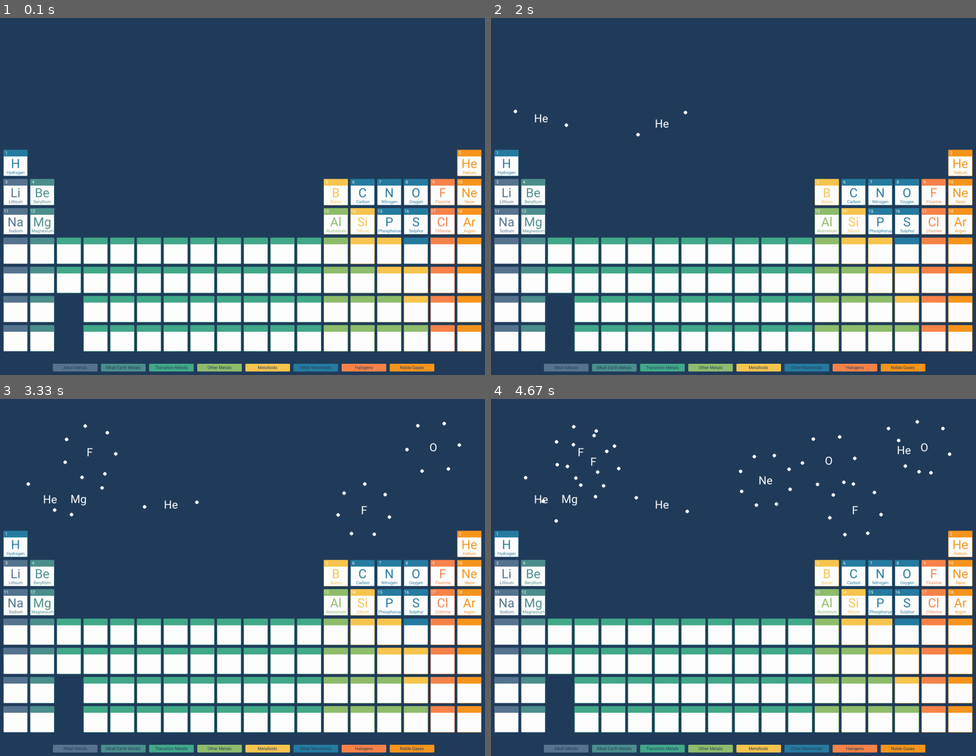
Above: before the commit, frames 1-4 (two rows, left to right).
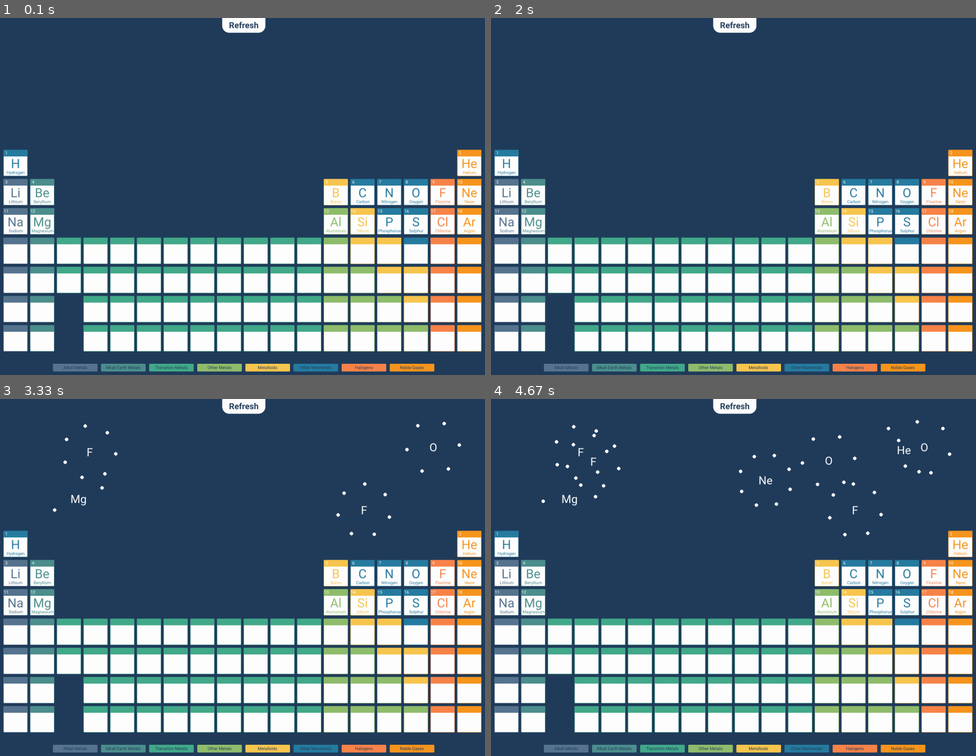
Above: after the commit, the same moments.

Repository: 15collinst/Pygame
Game: pygame game, started from main.py
Same seed, same stepped clock (60 frames per second), same inputs: the game is played once before the commit and once after it.
Inputs (mouse positions are in pixels of both pictures, inside the frame that each line leads up to):
- Up to frame 1 (0.1 s): no input
- Up to frame 2 (2 s): click (733, 25) at 0.38 s; press the mouse at (879, 192) at 0.7 s; move the mouse to (859, 171) at 0.8 s; release the mouse at (840, 150) at 0.93 s; press the mouse at (961, 160) at 1.03 s; move the mouse to (811, 142) at 1.13 s; release the mouse at (660, 125) at 1.27 s; press the mouse at (961, 160) at 1.37 s; move the mouse to (748, 139) at 1.47 s; release the mouse at (539, 117) at 1.6 s; press the mouse at (733, 25) at 1.7 s; move the mouse to (670, 121) at 1.8 s; release the mouse at (607, 214) at 1.93 s
- Up to frame 3 (3.33 s): press the mouse at (417, 573) at 2.03 s; move the mouse to (421, 509) at 2.13 s; release the mouse at (431, 448) at 2.27 s; press the mouse at (43, 602) at 2.37 s; move the mouse to (58, 548) at 2.47 s; release the mouse at (77, 498) at 2.6 s; press the mouse at (441, 573) at 2.7 s; move the mouse to (402, 541) at 2.8 s; release the mouse at (363, 509) at 2.93 s; press the mouse at (441, 573) at 3.03 s; move the mouse to (266, 513) at 3.13 s; release the mouse at (87, 452) at 3.27 s
- Up to frame 4 (4.67 s): press the mouse at (908, 573) at 3.37 s; move the mouse to (869, 516) at 3.47 s; release the mouse at (830, 459) at 3.6 s; press the mouse at (961, 573) at 3.7 s; move the mouse to (864, 527) at 3.8 s; release the mouse at (767, 481) at 3.93 s; press the mouse at (932, 573) at 4.03 s; move the mouse to (762, 516) at 4.13 s; release the mouse at (592, 459) at 4.27 s; press the mouse at (961, 541) at 4.37 s; move the mouse to (932, 495) at 4.47 s; release the mouse at (903, 448) at 4.6 s

The runs differ from the first frame. In frame 1, 0.3% of the frame differs, in the area x 45-55%, y 0-5%; in frame 2, 0.4%; in frame 3, 0.4%, in the area x 5-55%, y 0-33%; in frame 4, 0.4%.

Commit message:
Added simple refresh button which removes static elements from screen

Diff:
--- a/image.py
+++ b/image.py
@@ -1,7 +1,7 @@
 import pygame
-import element
+import button
 
-class Static_Image(element.Button):
+class Static_Image(button.Button):
 	def __init__(self, x, y, image, scale):
 		super().__init__(x, y, image, scale)
 
--- a/main.py
+++ b/main.py
@@ -2,6 +2,7 @@
 import setup
 import sprite
 import image
+import button
 import math
 
 pygame.init()
@@ -34,6 +35,10 @@
 # create other elements
 OTHER_ELEMENTS_IMG = pygame.image.load("assets/misc/Other_elements.svg").convert_alpha()
 OTHER_ELEMENTS = image.Static_Image(36, 625, OTHER_ELEMENTS_IMG, 1)
+
+# create refresh button
+REFRESH_IMG = pygame.image.load("assets/misc/Refresh_Button.svg").convert_alpha()
+REFRESH = button.Button((SCREEN_WIDTH / 2) - 61.5, 0, REFRESH_IMG, 1)
 
 # creates instances of the images
 IMAGES = []
@@ -75,6 +80,9 @@
 	KEY.draw(SCREEN)
 	OTHER_ELEMENTS.draw(SCREEN)
 
+	if REFRESH.draw(SCREEN):
+		static_elements = []
+
 	# loops over all elements drawing them and checking if they have been clicked
 	for i in range(18):
 		if ELEMENTS[i].draw(SCREEN) and not spawn:
--- a/setup.py
+++ b/setup.py
@@ -1,5 +1,5 @@
 import pygame
-import element
+import button
 
 MARGIN_X = 7
 MARGIN_Y = 8
@@ -25,7 +25,7 @@
         for c in r:
             x = px + ((c - 1) * (69 + MARGIN_X))
             y = py + ((row - 1) * (75 + MARGIN_Y))
-            arr.append(element.Button(x, y, imgs[i], 1))
+            arr.append(button.Button(x, y, imgs[i], 1))
             i = i + 1
 
     return arr
Not shown, added: assets/misc/Refresh_Button.svg
Renamed: element.py -> button.py
